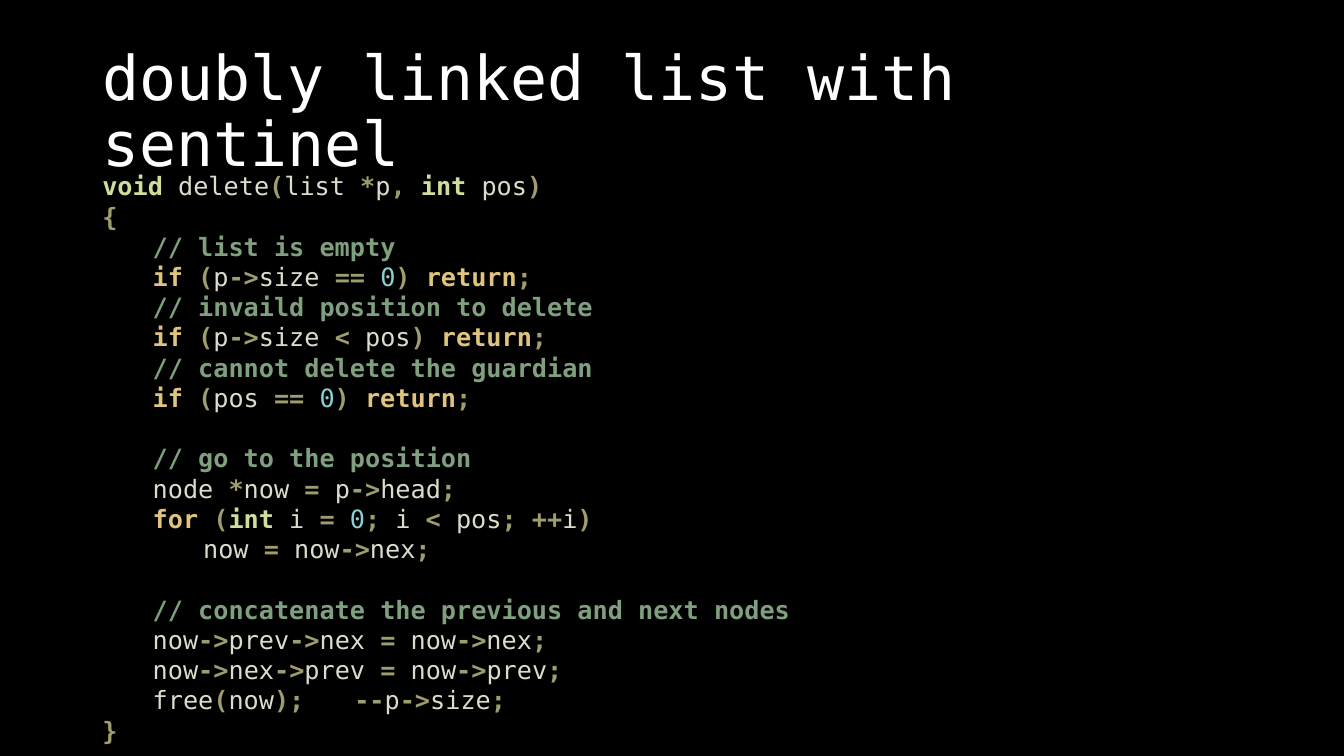
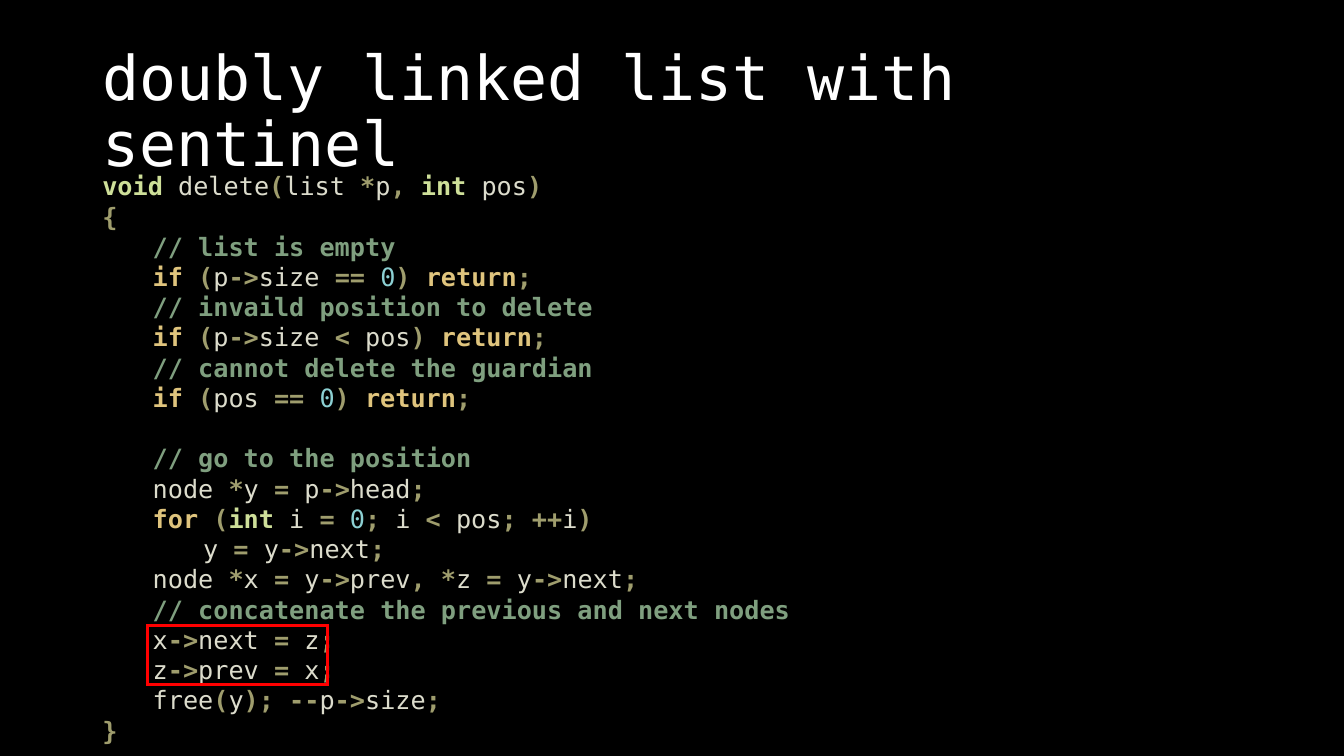
Before and after one commit to OEmiliatanO/those_c_prog_didnt_teach, a slide deck: slide 46 of Ch3/Ch3-data structure.pptx (slide 25 before the commit). Drawn at 1344x756 pixels with LibreOffice and Linux fonts; fonts in the diff are those of the drawing. Boxes give left, top, right and bottom in pixels: in the first picture for what was removed or moved away, otherwise in the second. Text is boxed around its words. In the diff, an @@ line names an element or a change of style, - is before the commit and + after.

```diff
--- a/Ch3/Ch3-data structure.pptx
+++ b/Ch3/Ch3-data structure.pptx
@@ text at (x1=153, y1=479, x2=425, y2=504): text changed @@
-node *now = p->head;
+node *y = p->head;
@@ text at (x1=153, y1=540, x2=638, y2=594): text changed @@
-now = now->nex;
+y = y->next;
+node *x = y->prev, *z = y->next;
@@ rectangle added at (x1=147, y1=626, x2=327, y2=686), outline #FF0000 2.25 pt @@
@@ text at (x1=153, y1=628, x2=441, y2=715): text changed @@
-now->prev->nex = now->nex;
-now->nex->prev = now->prev;
-free(now); --p->size;
+x->next = z;
+z->prev = x;
+free(y); --p->size;
```
Also in this commit, not shown: 34 other slides changed, 87 slides added, 2 slides removed, 3 other files.
